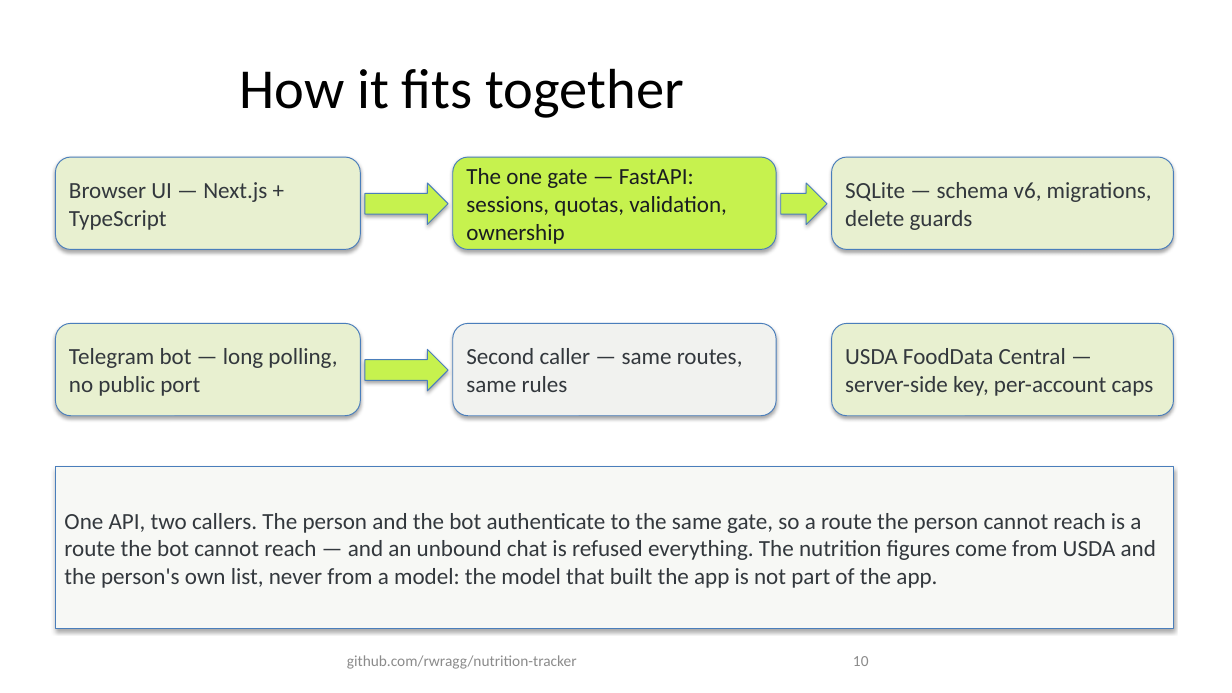
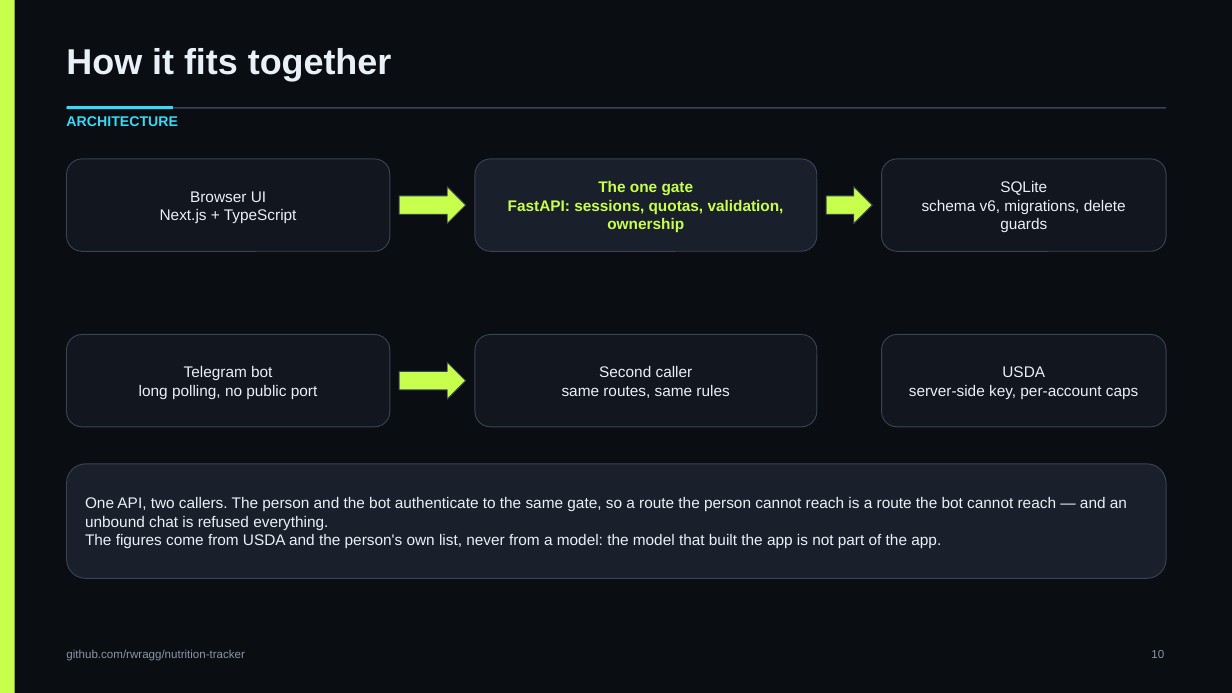
Before and after one commit to rwragg/nutrition-tracker, a slide deck: slide 10 of docs/deck/Nutrition-Tracker-Deck.pptx. Drawn at 1232x693 pixels with LibreOffice and Linux fonts; fonts in the diff are those of the drawing. Boxes give left, top, right and bottom in pixels: in the first picture for what was removed or moved away, otherwise in the second. Text is boxed around its words. In the diff, an @@ line names an element or a change of style, - is before the commit and + after.

Commit message:
deck: rebuild on the app's own colours and one 16:9 grid
Replaces the default-layout build with docs/deck/build_deck.py, which reads --ink, --volt, --cyan,
--violet, --ember, --text and --hairline out of frontend/app/globals.css and lays every page out on
the same geometry: title band, rule, content frame, caption band, footer and slide number in the
same place on all 15 pages, one fixed frame for every screenshot, and a spine down the left edge.

Fixes what the renders caught: bullets running off the bottom of the body area, shape text losing
its colour after the first paragraph, box lines centred inconsistently, and screenshots with no
visible edge against a dark slide. build_deck.py now refuses shapes that fall outside the page, so
that class of defect fails the build instead of the review.

deck.json is gone — the builder is the single source of truth.

```diff
--- a/docs/deck/Nutrition-Tracker-Deck.pptx
+++ b/docs/deck/Nutrition-Tracker-Deck.pptx
@@ background #FFFFFF to #0A0D12 @@
@@ rectangle added at (x1=0, y1=0, x2=15, y2=693), fill #C8FF4D @@
@@ text "How it fits together" moved from (x1=240, y1=68, x2=684, y2=118) to (x1=66, y1=48, x2=392, y2=81) @@
@@ text "How it fits together" at (x1=66, y1=48, x2=392, y2=81): size 44 to 28 pt, font Calibri to Arial, text colour #000000 to #EAF0F7, bold on; alignment centre to left; vertical alignment middle to top @@
@@ text added at (x1=66, y1=116, x2=178, y2=126), 11 pt, text #38D9F5, bold @@
+ARCHITECTURE
@@ rectangle added at (x1=67, y1=107, x2=1166, y2=109), fill #384355 @@
@@ rectangle added at (x1=67, y1=106, x2=173, y2=109), fill #38D9F5 @@
@@ rounded rectangle "Browser UI" resized from (x1=55, y1=157, x2=360, y2=250) to (x1=67, y1=159, x2=390, y2=251) @@
@@ rounded rectangle "The one gate" resized from (x1=453, y1=157, x2=776, y2=250) to (x1=475, y1=159, x2=817, y2=251) @@
@@ rounded rectangle "The one gate" at (x1=475, y1=159, x2=817, y2=251): fill #C6F24E to #1A202B; outline #4B7EBC 0.75 pt to #384355 0.75 pt; shadow off @@
@@ rounded rectangle "SQLite" resized from (x1=832, y1=157, x2=1174, y2=250) to (x1=882, y1=159, x2=1166, y2=251) @@
@@ text in rounded rectangle at (x1=160, y1=191, x2=297, y2=223): text changed; size 18 to 12 pt; font Calibri to Arial; text colour #33383D to #EAF0F7 @@
-Browser UI — Next.js + TypeScript
+Browser UI
+Next.js + TypeScript
@@ right arrow resized from (x1=365, y1=183, x2=448, y2=225) to (x1=399, y1=187, x2=466, y2=224) @@
@@ text in rounded rectangle at (x1=508, y1=181, x2=784, y2=233): text changed; size 18 to 12 pt; font Calibri to Arial; text colour #1A1D21 to #C8FF4D; bold on @@
-The one gate — FastAPI: sessions, quotas, validation, ownership
+The one gate
+FastAPI: sessions, quotas, validation, ownership
@@ right arrow resized from (x1=781, y1=183, x2=827, y2=225) to (x1=826, y1=187, x2=872, y2=224) @@
@@ text in rounded rectangle at (x1=922, y1=181, x2=1126, y2=232): text changed; size 18 to 12 pt; font Calibri to Arial; text colour #33383D to #EAF0F7 @@
-SQLite — schema v6, migrations, delete guards
+SQLite
+schema v6, migrations, delete guards
@@ rounded rectangle "Telegram bot" resized from (x1=55, y1=323, x2=360, y2=416) to (x1=67, y1=335, x2=390, y2=427) @@
@@ rounded rectangle "Second caller" resized from (x1=453, y1=323, x2=776, y2=416) to (x1=475, y1=335, x2=817, y2=427) @@
@@ rounded rectangle "Second caller" at (x1=475, y1=335, x2=817, y2=427): fill #F1F2EF to #12161F; outline #4B7EBC 0.75 pt to #384355 0.75 pt; shadow off @@
@@ fill #E8F0D0 to #12161F; outline #4B7EBC 0.75 pt to #384355 0.75 pt; shadow off in 4 elements at (x1=67, y1=159, x2=390, y2=251), (x1=67, y1=335, x2=390, y2=427), (x1=882, y1=159, x2=1166, y2=251), (x1=882, y1=335, x2=1166, y2=427) @@
@@ rounded rectangle "USDA" resized from (x1=832, y1=323, x2=1174, y2=416) to (x1=882, y1=335, x2=1166, y2=427) @@
@@ text in rounded rectangle at (x1=139, y1=366, x2=317, y2=399): text changed; size 18 to 12 pt; font Calibri to Arial; text colour #33383D to #EAF0F7 @@
-Telegram bot — long polling, no public port
+Telegram bot
+long polling, no public port
@@ fill #C6F24E to #C8FF4D; outline #4B7EBC 0.75 pt to #384355 0.75 pt; shadow off in 3 elements at (x1=826, y1=187, x2=872, y2=224), (x1=399, y1=187, x2=466, y2=224), (x1=399, y1=362, x2=466, y2=399) @@
@@ right arrow resized from (x1=365, y1=349, x2=448, y2=391) to (x1=399, y1=362, x2=466, y2=399) @@
@@ text in rounded rectangle at (x1=562, y1=366, x2=729, y2=398): text changed; size 18 to 12 pt; font Calibri to Arial; text colour #33383D to #EAF0F7 @@
-Second caller — same routes, same rules
+Second caller
+same routes, same rules
@@ text in rounded rectangle at (x1=909, y1=366, x2=1138, y2=399): text changed; size 18 to 12 pt; font Calibri to Arial; text colour #33383D to #EAF0F7 @@
-USDA FoodData Central — server-side key, per-account caps
+USDA
+server-side key, per-account caps
@@ rounded rectangle "One API, two callers. The ..." resized from (x1=55, y1=467, x2=1174, y2=628) to (x1=67, y1=464, x2=1166, y2=579) @@
@@ rounded rectangle "One API, two callers. The ..." at (x1=67, y1=464, x2=1166, y2=579): rectangle to rounded rectangle; fill #F7F8F5 to #1A202B; outline #4B7EBC 0.75 pt to #384355 0.75 pt; shadow off @@
@@ text in rounded rectangle at (x1=85, y1=497, x2=1127, y2=548): text changed; size 18 to 12 pt; font Calibri to Arial; text colour #33383D to #EAF0F7 @@
-One API, two callers. The person and the bot authenticate to the same gate, so a route the person cannot reach is a route the bot cannot reach — and an unbound chat is refused everything. The nutrition figures come from USDA and the person's own list, never from a model: the model that built the app is not part of the app.
+One API, two callers. The person and the bot authenticate to the same gate, so a route the person cannot reach is a route the bot cannot reach — and an unbound chat is refused everything.
+The figures come from USDA and the person's own list, never from a model: the model that built the app is not part of the app.
@@ text "github.com/rwragg/nutrition-tracker" moved from (x1=347, y1=655, x2=577, y2=669) to (x1=66, y1=649, x2=244, y2=661) @@
@@ text "github.com/rwragg/nutrition-tracker" at (x1=66, y1=649, x2=244, y2=661): size 12 to 9 pt, font Calibri to Arial, text colour #8C8C8C to #8B95A7; alignment centre to left; vertical alignment middle to top @@
@@ text "10" moved from (x1=853, y1=656, x2=869, y2=666) to (x1=1151, y1=650, x2=1164, y2=658) @@
@@ text "10" at (x1=1151, y1=650, x2=1164, y2=658): size 12 to 9 pt, font Calibri to Arial, text colour #8C8C8C to #8B95A7; vertical alignment middle to top @@
```
Also in this commit, not shown: 14 other slides changed, 4 other files.
